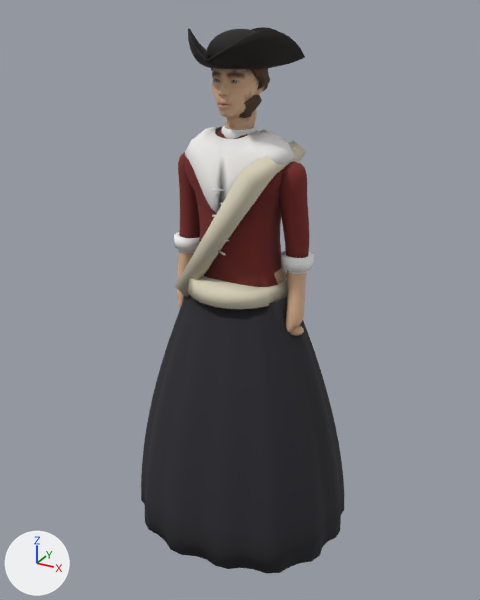
A saved change to the glTF model reckoning/models/watchwoman_tricorn.glb.
Rendered twice from a 50 mm camera at (1.012, -1.836, 1.837) aimed at (-0.003, 0.009, 0.915). Lighting does not change. The marker at lower left points along +X, +Y and +Z. The older version comes first. Vertices at exactly the same position are counted once.

The older version as bpy lines, for what is in view:
```python
ob_watchwoman_tricorn_body = bpy.data.objects.new('watchwoman_tricorn_body', me_watchwoman_tricorn_body)
ob_watchwoman_tricorn_body.location = (0.0, 0.0, 0.0)
ob_watchwoman_tricorn_linen = bpy.data.objects.new('watchwoman_tricorn_linen', me_watchwoman_tricorn_linen)
ob_watchwoman_tricorn_linen.location = (0.0, 0.0, 0.0)
ob_watchwoman_tricorn_sash = bpy.data.objects.new('watchwoman_tricorn_sash', me_watchwoman_tricorn_sash)
ob_watchwoman_tricorn_sash.location = (0.0, 0.0, 0.0)
ob_watchwoman_tricorn_skin = bpy.data.objects.new('watchwoman_tricorn_skin', me_watchwoman_tricorn_skin)
ob_watchwoman_tricorn_skin.location = (0.0, 0.0, 0.0)
ob_watchwoman_tricorn_skirt = bpy.data.objects.new('watchwoman_tricorn_skirt', me_watchwoman_tricorn_skirt)
ob_watchwoman_tricorn_skirt.location = (0.0, 0.0, 0.0)
# also in view: 'watchwoman_tricorn_hat' at (0.0, -0.015, 1.73)
```
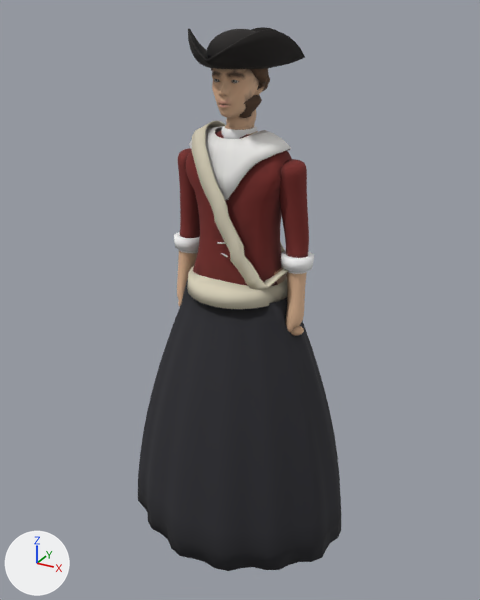
The change, as a diff of the scene's bpy script:
```diff
--- a/reckoning/models/watchwoman_tricorn.glb.py
+++ b/reckoning/models/watchwoman_tricorn.glb.py
@@ me_watchwoman_tricorn_body @@
-me_watchwoman_tricorn_body.from_pydata(...)  # 3418 vertices, 6816 faces; spans x -0.25..0.25, y -0.13..0.1, z 0.01..1.53
+me_watchwoman_tricorn_body.from_pydata(...)  # 3546 vertices, 7072 faces; spans x -0.25..0.25, y -0.13..0.1, z 0.01..1.53
+# me_watchwoman_tricorn_body part 1: 49 vertices moved from x -0.22..0.23, y -0.04..0.05, z 1.3..1.49 to x -0.22..0.23, y -0.05..0.05, z 1.3..1.49; 85 vertices removed from x -0.23..0.23, y -0.05..0.05, z 1.29..1.49; 213 vertices added at x -0.23..0.23, y -0.05..0.05, z 1.28..1.49
+# me_watchwoman_tricorn_body part 2: 1620 kept faces spanning x -0.25..0.24, y -0.1..0.1, z 0.53..1.51 get new vertex colours
 me_watchwoman_tricorn_body.materials.append(mat_watchwoman_tricorn_skin)
@@ me_watchwoman_tricorn_linen @@
-me_watchwoman_tricorn_linen.from_pydata(...)  # 464 vertices, 892 faces; spans x -0.258..0.258, y -0.136..0.133, z 1.073..1.5
+me_watchwoman_tricorn_linen.from_pydata(...)  # 461 vertices, 886 faces; spans x -0.258..0.258, y -0.116..0.108, z 1.073..1.5
+# me_watchwoman_tricorn_linen part 3: 319 vertices removed from x -0.185..0.185, y -0.133..0.133, z 1.255..1.497; 316 vertices added at x -0.167..0.167, y -0.113..0.108, z 1.295..1.496
+# other edits to the shape of me_watchwoman_tricorn_linen do not show in these pictures
 me_watchwoman_tricorn_linen.materials.append(mat_watchwoman_tricorn_linen)
@@ me_watchwoman_tricorn_sash @@
-me_watchwoman_tricorn_sash.from_pydata(...)  # 56 vertices, 104 faces; spans x -0.189..0.189, y -0.199..0.178, z 0.941..1.459
+me_watchwoman_tricorn_sash.from_pydata(...)  # 240 vertices, 476 faces; spans x -0.178..0.191, y -0.178..0.178, z 0.965..1.513
+# me_watchwoman_tricorn_sash part 4: the loose piece of 8 vertices spanning x -0.189..0.189, y -0.199..0.175, z 0.941..1.459 is rebuilt with 192 vertices and now spans x -0.141..0.191, y -0.128..0.128, z 1.01..1.513
+# me_watchwoman_tricorn_sash part 5: 61 kept faces spanning x -0.172..0.178, y -0.178..0.178, z 0.965..1.02 get new vertex colours
 me_watchwoman_tricorn_sash.materials.append(mat_watchwoman_tricorn_sash)
@@ me_watchwoman_tricorn_skirt @@
-me_watchwoman_tricorn_skirt.from_pydata(...)  # 1456 vertices, 2912 faces; spans x -0.421..0.408, y -0.348..0.348, z 0.05..0.974
+me_watchwoman_tricorn_skirt.from_pydata(...)  # 1456 vertices, 2912 faces; spans x -0.416..0.414, y -0.355..0.344, z 0.05..0.975
+# me_watchwoman_tricorn_skirt part 6: 1354 of 1456 vertices moved; they spanned x -0.421..0.408, y -0.348..0.348, z 0.05..0.974 and now span x -0.416..0.414, y -0.355..0.344, z 0.05..0.974; mean shift (0.0, 0.0, 0.0); largest move (0.38, 0.154, 0.05) -> (0.365, 0.146, 0.05)
 me_watchwoman_tricorn_skirt.materials.append(mat_watchwoman_tricorn_skirt)
```

Changed parts and their boxes (x1, y1, x2, y2) in the pictures (480 x 600 px; the box of a moved part takes in the faces that stretch with it):
'watchwoman_tricorn_skirt', reshaped: before (141, 295, 344, 574); after (138, 279, 341, 571)
'watchwoman_tricorn_sash', reshaped: before (175, 141, 306, 309); after (187, 121, 288, 309)
part 1 of me_watchwoman_tricorn_body, moved or reshaped: before (178, 128, 307, 210); after (178, 128, 307, 211)
part 2 of me_watchwoman_tricorn_body, recoloured: (178, 126, 308, 336) in both
part 3 of me_watchwoman_tricorn_linen, moved or reshaped: before (185, 126, 295, 213); after (189, 126, 291, 199)
part 4 of me_watchwoman_tricorn_sash, rebuilt: before (175, 141, 306, 297); after (192, 121, 288, 290)
part 5 of me_watchwoman_tricorn_sash, edited (looks the same): (188, 272, 287, 309) in both
part 6 of me_watchwoman_tricorn_skirt, moved or reshaped: before (141, 295, 344, 574); after (138, 281, 341, 571)
